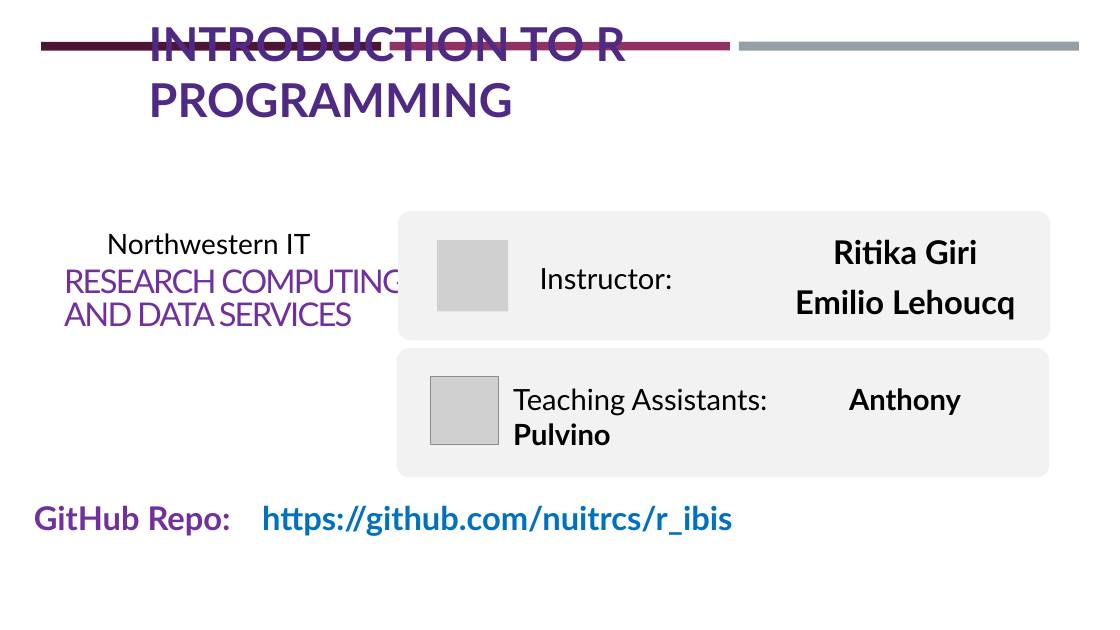
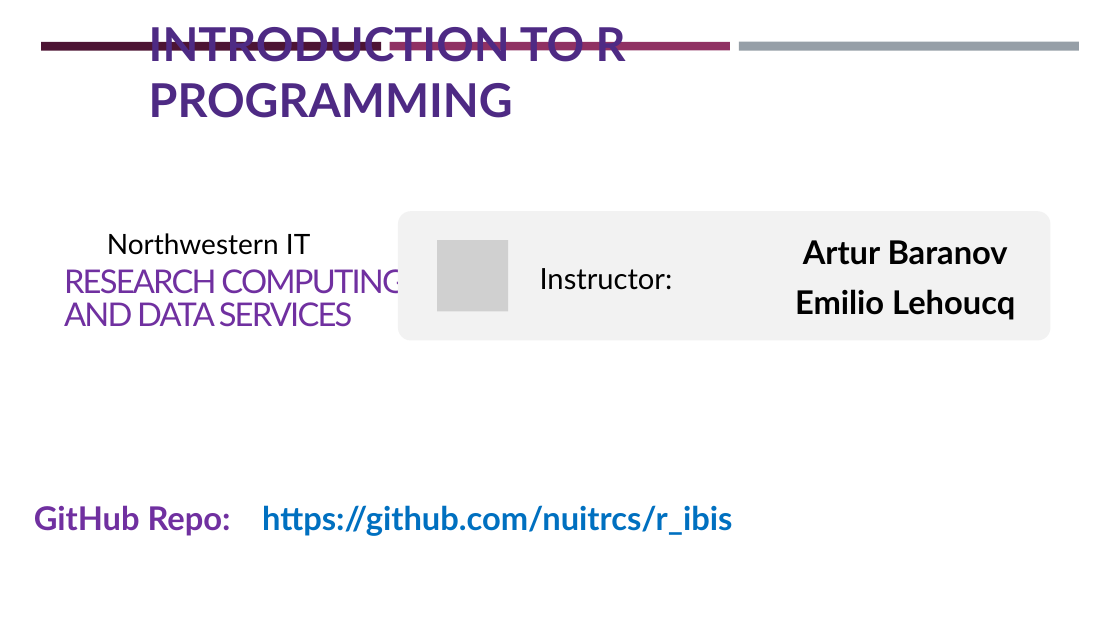
Before and after one commit to nuitrcs/r_ibis, a slide deck: slide 1 of IBIS-Introduction-to-R-Programming.pptx. Drawn at 1120x630 pixels with LibreOffice and Linux fonts; fonts in the diff are those of the drawing; grey boxes stand for pictures. Boxes give left, top, right and bottom in pixels: in the first picture for what was removed or moved away, otherwise in the second. Text is boxed around its words. In the diff, an @@ line names an element or a change of style, - is before the commit and + after.

Commit message:
updates

```diff
--- a/IBIS-Introduction-to-R-Programming.pptx
+++ b/IBIS-Introduction-to-R-Programming.pptx
@@ text at [803,240,1008,265]: text changed @@
-Ritika Giri
+Artur Baranov
@@ rounded rectangle removed at [397,349,1049,478] @@
@@ picture removed at [430,376,499,445] @@
@@ text removed at [513,388,961,416] @@
-Teaching Assistants: Anthony Pulvino
```
Also in this commit, not shown: 1 other slide changed, 1 slide removed.
